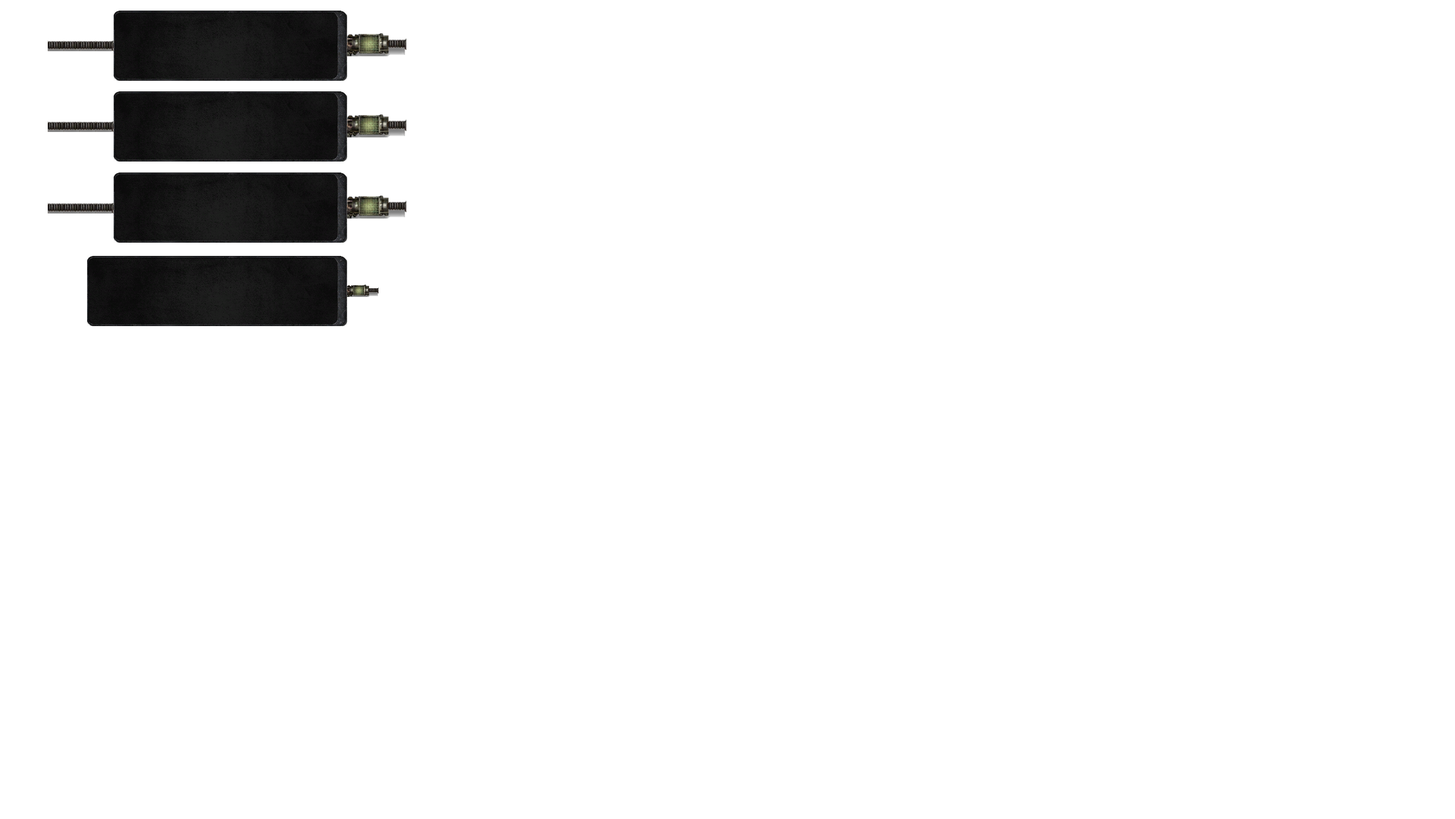
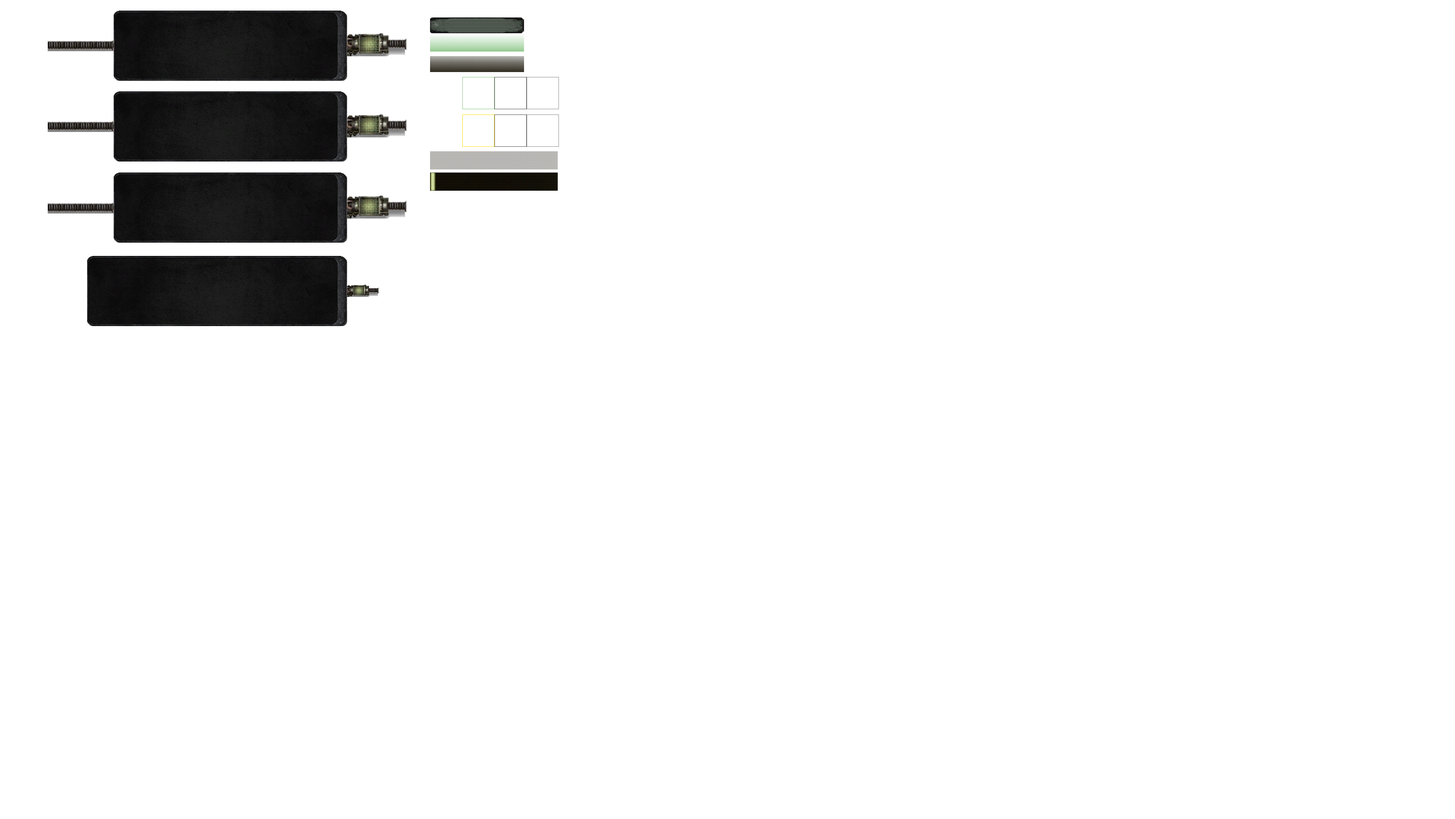
Layer changes from the first (1455, 819) image to the second:
added layer "Pasted Layer copy" above "Pasted Layer #2" over (430, 35, 525, 52)
added layer "Pasted Layer #2" above "Pasted Layer #1" over (462, 114, 560, 147)
added layer "Pasted Layer #1" above "Pasted Layer copy #4" over (462, 76, 560, 110)
added layer "Pasted Layer copy #4" above "Pasted Layer copy #3" over (430, 172, 436, 191)
added layer "Pasted Layer copy #3" above "Pasted Layer copy #2" over (430, 172, 558, 191)
added layer "Pasted Layer copy #2" (30%) above "Pasted Layer copy #1" over (430, 151, 558, 170)
added layer "Pasted Layer copy #1" above "Pasted Layer" over (430, 56, 525, 73)
added layer "Pasted Layer" above "plug_enabled_big" over (430, 17, 525, 34)
